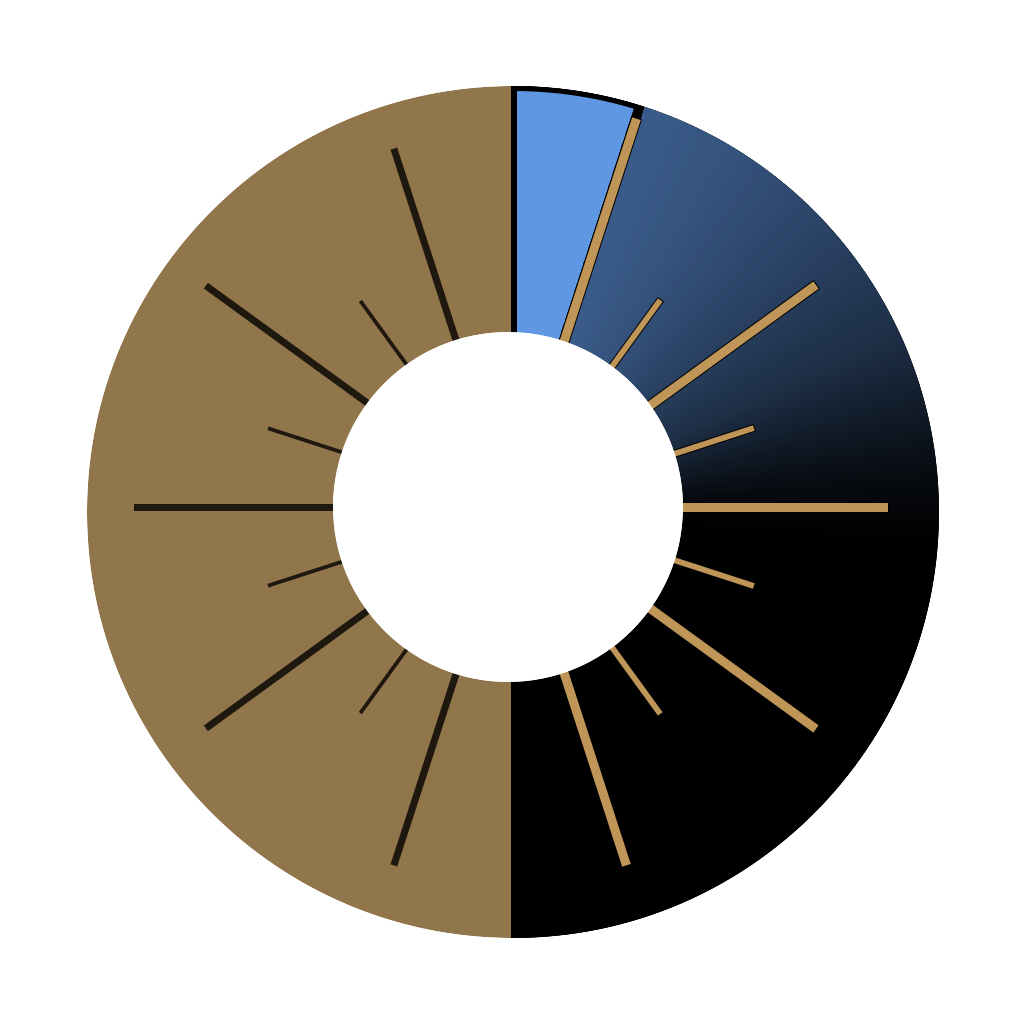
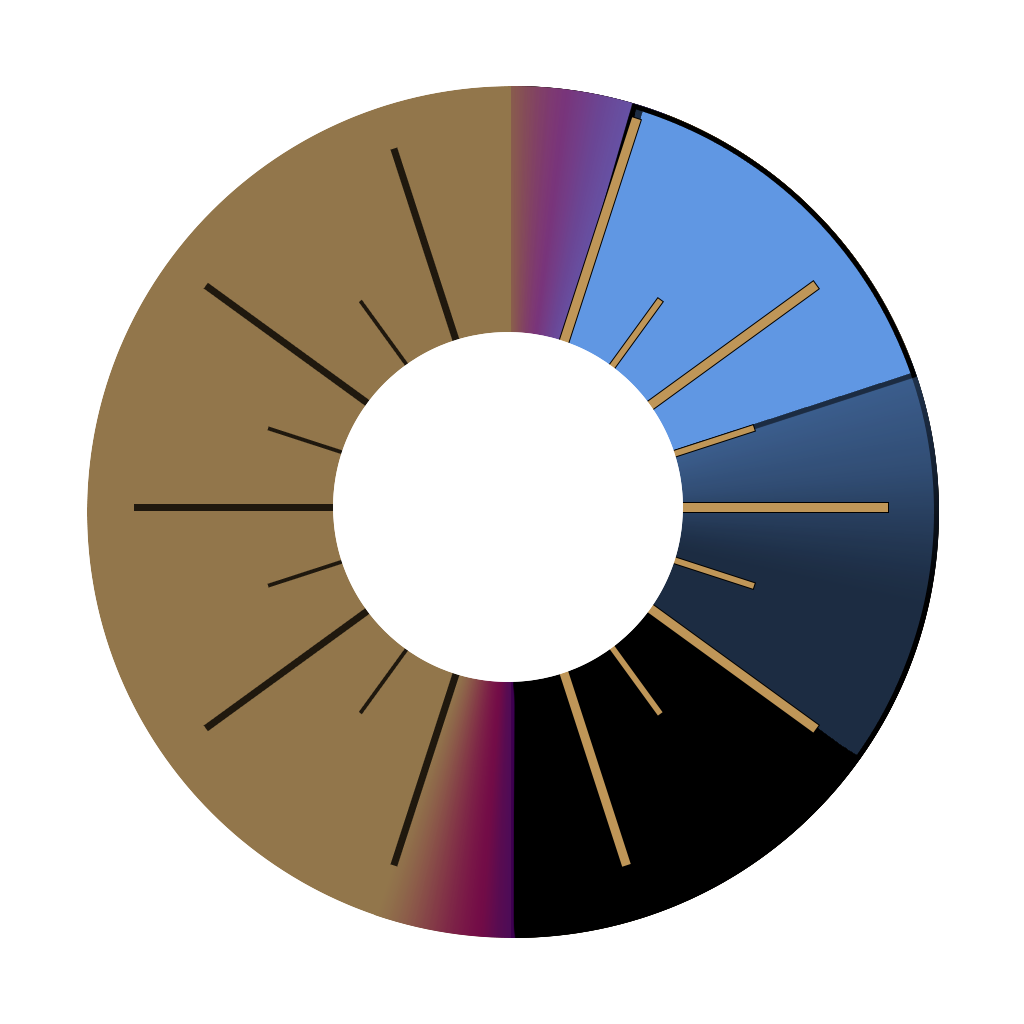
The second 1024 x 1024 image is a revision of the first. Changes to its layers:
added layer "Ellipse 1 copy 9" (lighten, 29%) in group "Dial Backdrop" over [left=508, top=103, right=939, bottom=762]
painted on "Ellipse 1 copy 3" over [left=511, top=86, right=917, bottom=478]
added layer "Ellipse 1 copy 8" (screen) in group "Dial Backdrop" over [left=374, top=125, right=911, bottom=938]
added layer "Ellipse 1 copy 7" (screen) in group "Dial Backdrop" over [left=511, top=86, right=911, bottom=574]
added layer "Ellipse 1 copy 5" (screen) in group "Dial Backdrop" over [left=511, top=86, right=939, bottom=938]